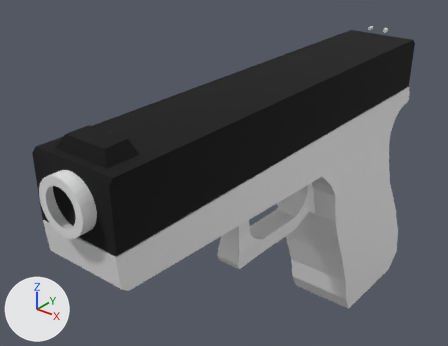
Before and after pictures for a commit that changed the Blender file Glock.blend.
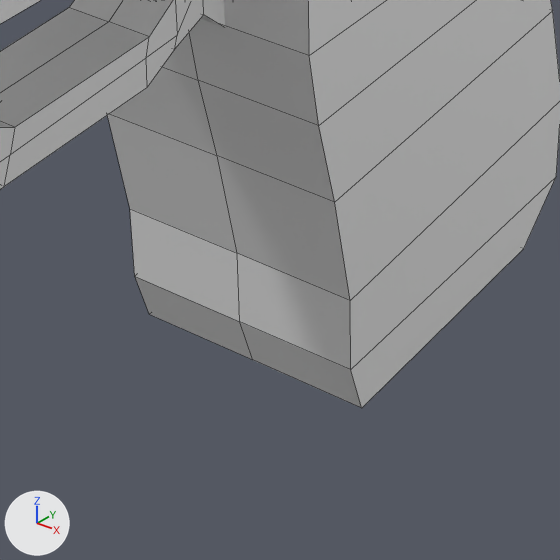
Each version appears first whole from a camera (50 mm lens) standing at (1.38, -2.05, 1.54) and looking at (-0.27, 0.01, 0.26), and next in a close-up on the part from 58% to 89% of the width and 60% to 100% of the height. Arrows for +X, +Y and +Z are at lower left; the lights stay in place. The close-ups show mesh edges as thin lines.

The scene before the commit, as lines of its bpy script (objects in view):
```python
me_cube = bpy.data.meshes.new('Cube')
me_cube.from_pydata(...)  # 129 vertices, 97 faces; spans x 0.0..0.18, y -1.04..1.21, z -0.69..0.51
me_cube.materials.append(mat_material_001)  # white #e7e7e7
ob_handle = bpy.data.objects.new('Handle', me_cube)
ob_handle.location = (-0.012, 0.0, 0.0)
_m = ob_handle.modifiers.new('Mirror', 'MIRROR')
_m.use_clip = True
```
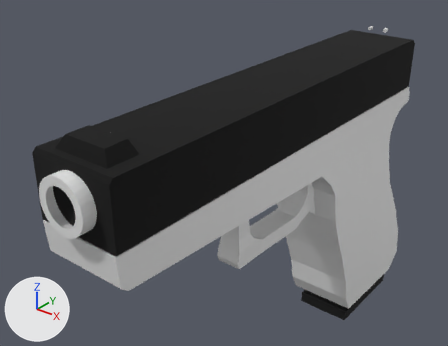
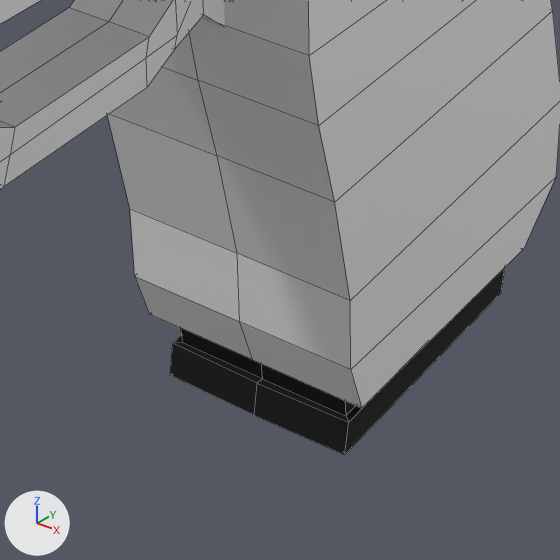
Changed parts and their boxes (x1, y1, x2, y2) in the close-ups (560 x 560 px):
```json
{"object": "Mag", "change": "added", "after": [170, 268, 505, 455], "on screen": "black"}
```

Edits to the scene script, one JSON object a line:
```json
{"op": "add", "block": "me_cube_005", "code": ["me_cube_005 = bpy.data.meshes.new('Cube.005')", "me_cube_005.from_pydata(...)  # 24 vertices, 17 faces; spans x 0.0..0.146, y 0.388..1.191, z -1.045..0.233", "me_cube_005.materials.append(mat_material)  # black #000000"]}
{"op": "add", "block": "ob_mag", "code": ["ob_mag = bpy.data.objects.new('Mag', me_cube_005)", "ob_mag.location = (-0.007, -0.071, 0.259)", "_m = ob_mag.modifiers.new('Mirror', 'MIRROR')", "_m.use_clip = True"]}
```
